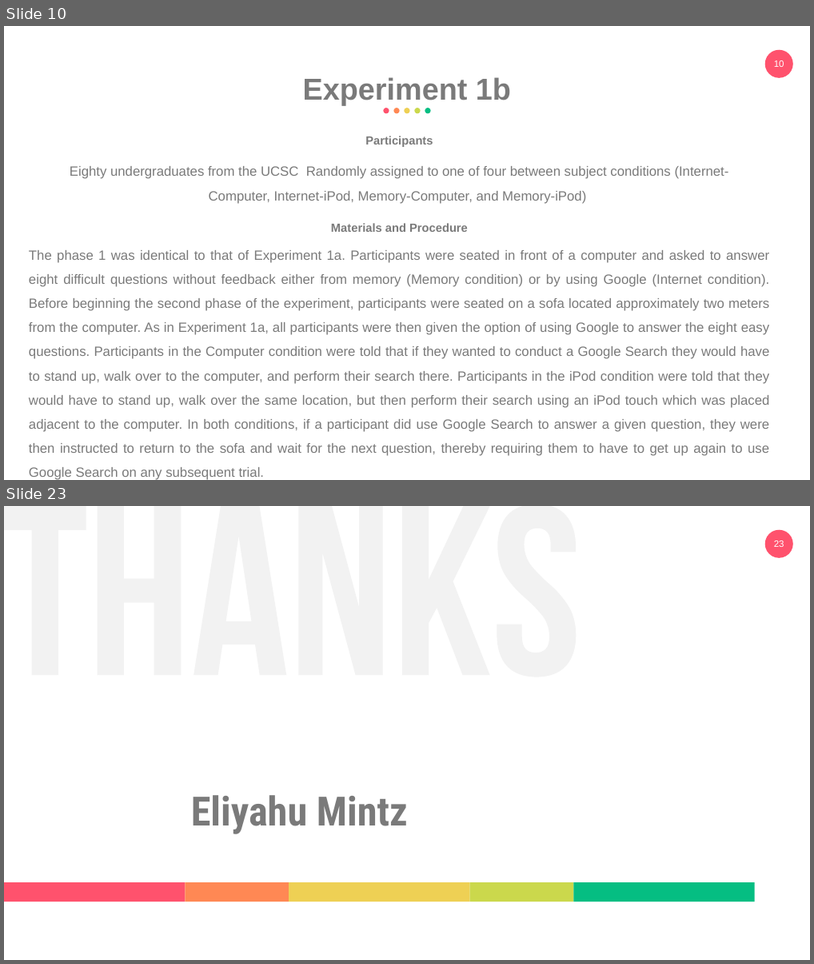
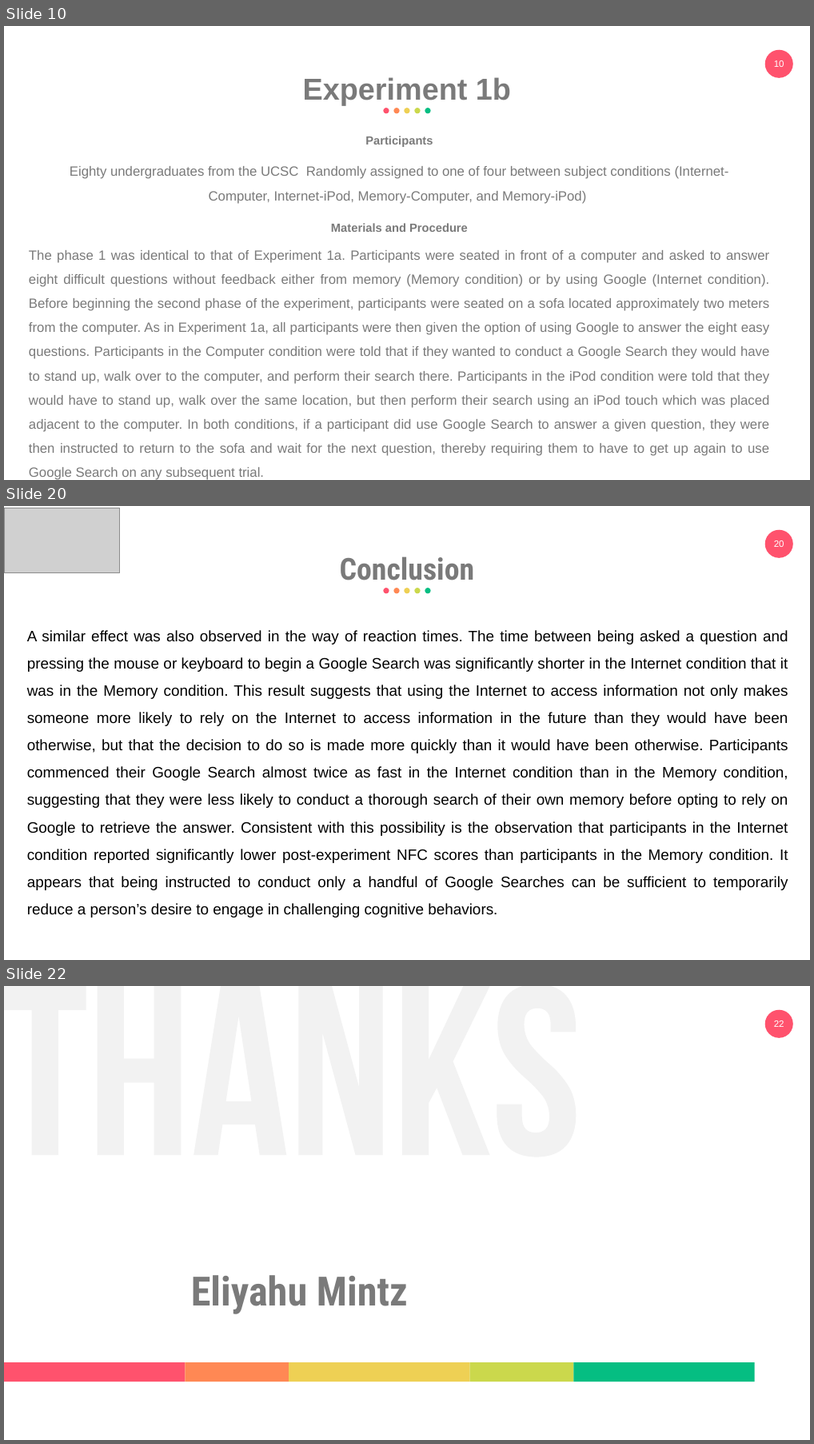
Before and after one commit to eemintz/ResearchML, a slide deck: PresentationEliyahuMintz.pptx. Shown one above the other, each under a label of ours: slides 10 and 23 before the commit, slides 10, 20 and 22 after it; the slides between them are not shown. The pictures are 814x964 and 814x1444 pixels, drawn with LibreOffice and Linux fonts; fonts in the diff are those of the drawing; grey boxes stand for pictures. Boxes give left, top, right and bottom in pixels: in the first picture for what was removed or moved away, otherwise in the second. Text is boxed around its words. In the diff, an @@ line names an element or a change of style, - is before the commit and + after.

```diff
--- a/PresentationEliyahuMintz.pptx
+++ b/PresentationEliyahuMintz.pptx
@@ slide 20 added at [4,506,810,960], background #FFFFFF; not listed: 2 template elements that a slide beside it also shows @@
@@ picture added at [4,508,119,573] @@
@@ text added at [340,556,474,580], 36 pt, text #7A7A7A, bold @@
+Conclusion
@@ group added at [384,588,431,594]: 5 ellipses @@
@@ freeform shape added at [4,614,21,627], fill #FFFFFF @@
@@ text added at [27,630,789,917], 18 pt, text #000000 @@
+A similar effect was also observed in the way of reaction times. The time between being asked a question and pressing the mouse or keyboard to begin a Google Search was significantly shorter in the Internet condition that it was in the Memory condition. This result suggests that using the Internet to access information not only makes someone more likely to rely on the Internet to access information in the future than they would have been otherwise, but that the decision to do so is made more quickly than it would have been otherwise. Participants commenced their Google Search almost twice as fast in the Internet condition than in the Memory condition, suggesting that they were less likely to conduct a thorough search of their own memory before opting to rely on Google to retrieve the answer. Consistent with this possibility is the observation that participants in the Internet condition reported significantly lower post-experiment NFC scores than participants in the Memory condition. It appears that being instructed to conduct only a handful of Google Searches can be sufficient to temporarily reduce a person’s desire to engage in challenging cognitive behaviors.
@@ what was slide 23 is now slide 22 @@
```
Also in this commit, not shown: 10 slides changed, 6 other slides added, 8 slides removed.
